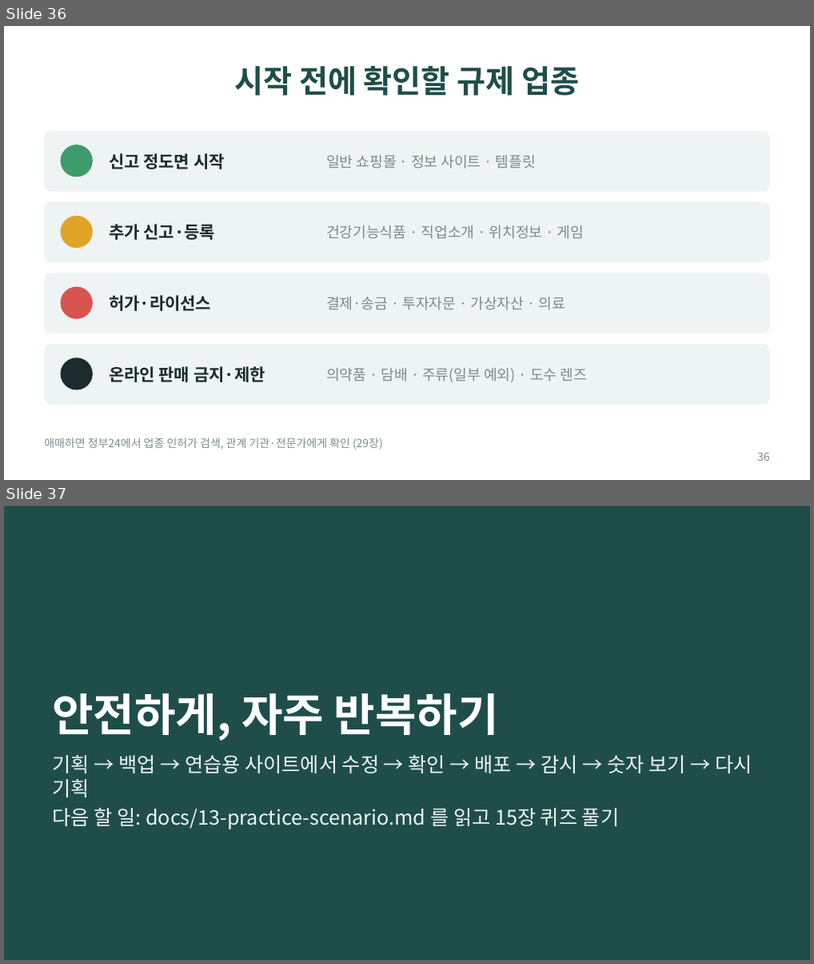
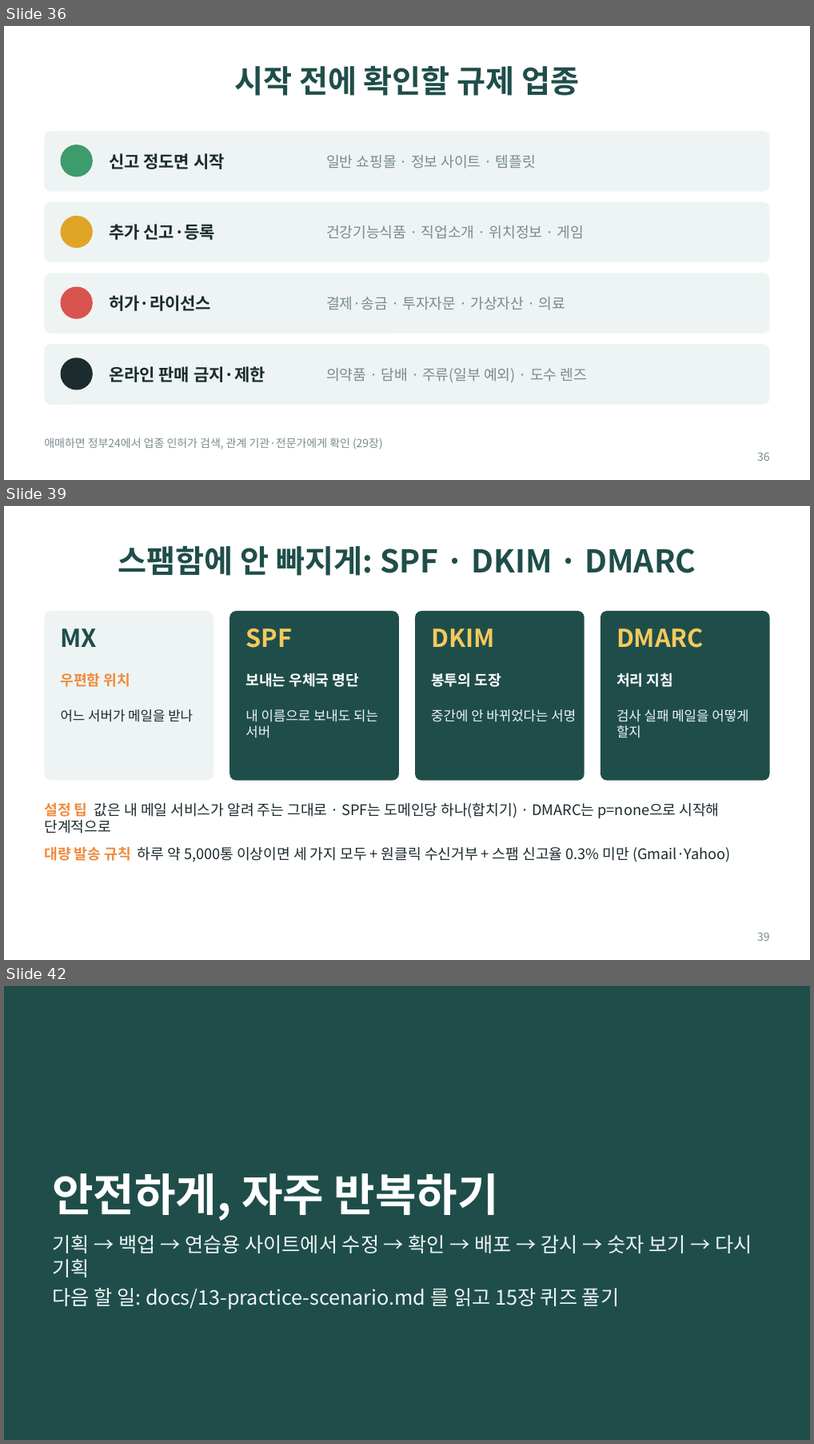
Before and after one commit to bincodin-ko/stanford-study, a slide deck: slides/internet-business-101.pptx. Shown one above the other, each under a label of ours: slides 36 and 37 before the commit, slides 36, 39 and 42 after it; the slides between them are not shown. The pictures are 814x964 and 814x1444 pixels, drawn with LibreOffice and Linux fonts; fonts in the diff are those of the drawing. Boxes give left, top, right and bottom in pixels: in the first picture for what was removed or moved away, otherwise in the second. Text is boxed around its words. In the diff, an @@ line names an element or a change of style, - is before the commit and + after.

```diff
--- a/slides/internet-business-101.pptx
+++ b/slides/internet-business-101.pptx
@@ slide 39 added at (4,506,810,960), background #FFFFFF @@
@@ title added at (118,546,697,576), 28 pt, text #1F4E4A, bold @@
+스팸함에 안 빠지게: SPF · DKIM · DMARC
@@ rounded rectangle added at (44,611,214,780), fill #EEF4F3 @@
@@ rounded rectangle added at (230,611,399,780), fill #1F4E4A @@
@@ rounded rectangle added at (415,611,585,780), fill #1F4E4A @@
@@ rounded rectangle added at (601,611,770,780), fill #1F4E4A @@
@@ text added at (61,628,97,647), 22 pt, text #1F4E4A, bold @@
+MX
@@ text added at (246,628,292,648), 22 pt, text #F4C95D, bold @@
+SPF
@@ text added at (431,628,494,647), 22 pt, text #F4C95D, bold @@
+DKIM
@@ text added at (617,628,704,648), 22 pt, text #F4C95D, bold @@
+DMARC
@@ text added at (61,672,130,687), 13 pt, text #F08A3E, bold @@
+우편함 위치
@@ text added at (246,672,359,687), 13 pt, text #FFFFFF, bold @@
+보내는 우체국 명단
@@ text added at (431,672,501,687), 13 pt, text #FFFFFF, bold @@
+봉투의 도장
@@ text added at (617,672,674,687), 13 pt, text #FFFFFF, bold @@
+처리 지침
@@ text added at (61,709,193,722), 12 pt, text #1B2B2E @@
+어느 서버가 메일을 받나
@@ text added at (246,709,378,738), 12 pt, text #EEF4F3 @@
+내 이름으로 보내도 되는 서버
@@ text added at (431,709,576,722), 12 pt, text #EEF4F3 @@
+중간에 안 바뀌었다는 서명
@@ text added at (617,709,749,738), 12 pt, text #EEF4F3 @@
+검사 실패 메일을 어떻게 할지
@@ text added at (44,802,731,862), 13 pt, text #1B2B2E @@
+설정 팁 값은 내 메일 서비스가 알려 주는 그대로 · SPF는 도메인당 하나(합치기) · DMARC는 p=none으로 시작해 단계적으로
+대량 발송 규칙 하루 약 5,000통 이상이면 세 가지 모두 + 원클릭 수신거부 + 스팸 신고율 0.3% 미만 (Gmail·Yahoo)
@@ page number added at (758,932,770,940), 10 pt, text #7A8C8E @@
+39
@@ what was slide 37 is now slide 42 @@
```
Also in this commit, not shown: 4 other slides added, 6 other files.
